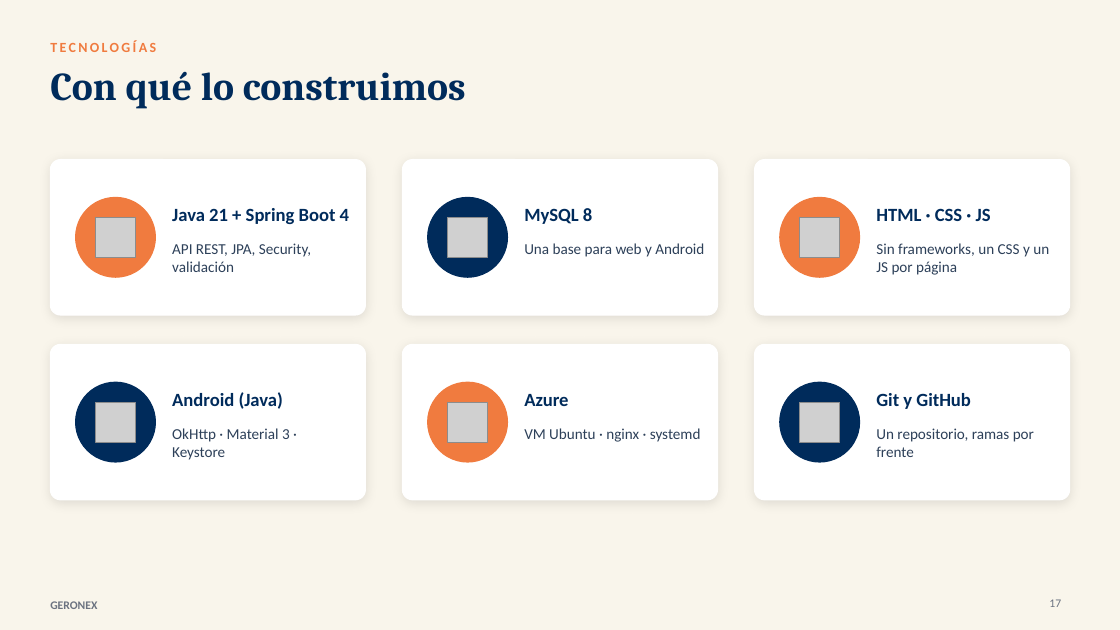
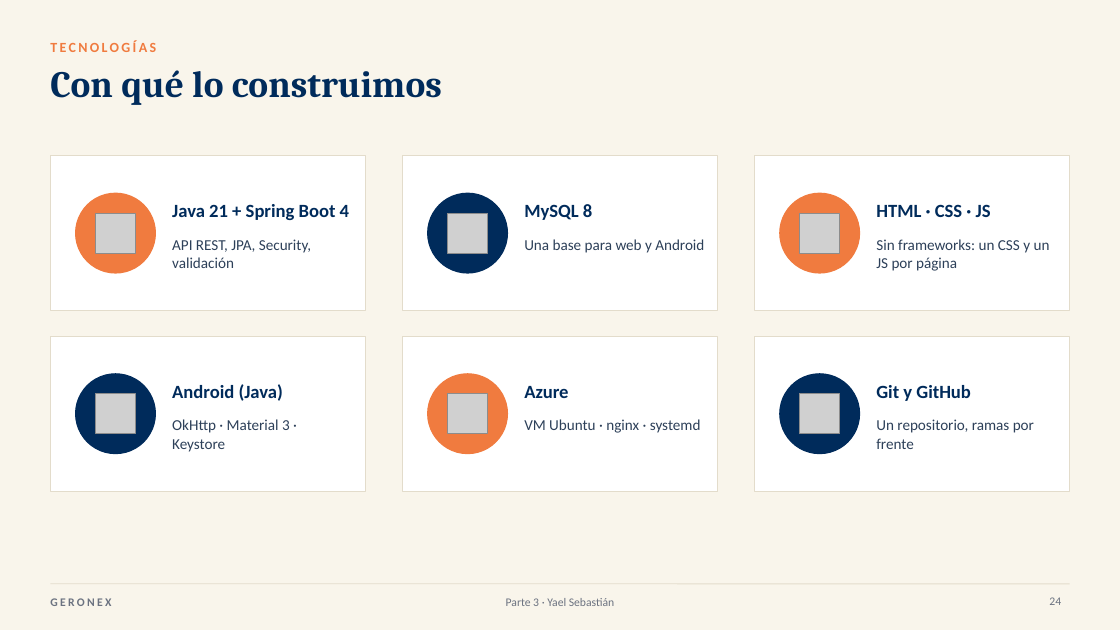
Before and after one commit to DavidVerguita/GERONEX_Equipo5, a slide deck: slide 24 of docs/Presentacion_GERONEX_Final.pptx (slide 17 before the commit). Drawn at 1120x630 pixels with LibreOffice and Linux fonts; fonts in the diff are those of the drawing; grey boxes stand for pictures. Boxes give left, top, right and bottom in pixels: in the first picture for what was removed or moved away, otherwise in the second. Text is boxed around its words. In the diff, an @@ line names an element or a change of style, - is before the commit and + after.

```diff
--- a/docs/Presentacion_GERONEX_Final.pptx
+++ b/docs/Presentacion_GERONEX_Final.pptx
@@ title "Con qué lo construimos" at [50, 70, 442, 105]: size 34 to 32 pt @@
@@ rounded rectangle removed at [50, 160, 365, 315] @@
@@ rectangle added at [50, 155, 365, 311], fill #FFFFFF, outline #E3DCCB 0.75 pt @@
@@ rounded rectangle removed at [402, 160, 718, 315] @@
@@ rectangle added at [402, 155, 718, 311], fill #FFFFFF, outline #E3DCCB 0.75 pt @@
@@ rounded rectangle removed at [755, 160, 1070, 315] @@
@@ rectangle added at [755, 155, 1070, 311], fill #FFFFFF, outline #E3DCCB 0.75 pt @@
@@ 5 texts, 3 pictures, 3 ellipses: place and size @@
-5 texts, 3 pictures, 3 ellipses at [76, 197, 991, 277]
+5 texts, 3 pictures, 3 ellipses at [76, 193, 991, 273]
@@ text at [876, 239, 1050, 271]: text changed @@
-Sin frameworks, un CSS y un JS por página
+Sin frameworks: un CSS y un JS por página
@@ rounded rectangle removed at [50, 344, 365, 500] @@
@@ rectangle added at [50, 336, 365, 492], fill #FFFFFF, outline #E3DCCB 0.75 pt @@
@@ rounded rectangle removed at [402, 344, 718, 500] @@
@@ rectangle added at [402, 336, 718, 492], fill #FFFFFF, outline #E3DCCB 0.75 pt @@
@@ rounded rectangle removed at [755, 344, 1070, 500] @@
@@ rectangle added at [755, 336, 1070, 492], fill #FFFFFF, outline #E3DCCB 0.75 pt @@
@@ 6 texts, 3 pictures, 3 ellipses: place and size @@
-6 texts, 3 pictures, 3 ellipses at [76, 382, 1034, 462]
+6 texts, 3 pictures, 3 ellipses at [76, 374, 1034, 454]
@@ text "GERONEX" at [50, 598, 111, 606]: letter spacing 0 to 2 pt @@
@@ line added from (50, 584) to (1070, 584), #E3DCCB 0.75 pt @@
@@ text added at [506, 598, 614, 606], 10 pt, text #6B7280 @@
+Parte 3 · Yael Sebastián
@@ page number at [1049, 597, 1061, 605]: text changed @@
-17
+24
```
Also in this commit, not shown: 16 other slides changed, 9 slides added, 1 slide removed, 39 other files.
